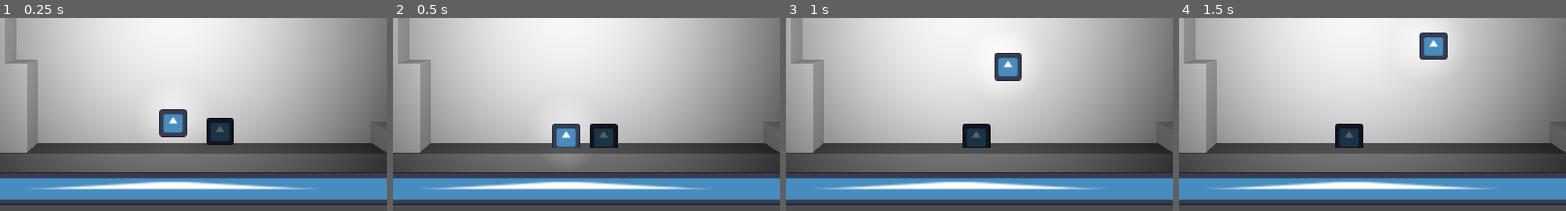
Above: before the commit, frames 1-4 (left to right).
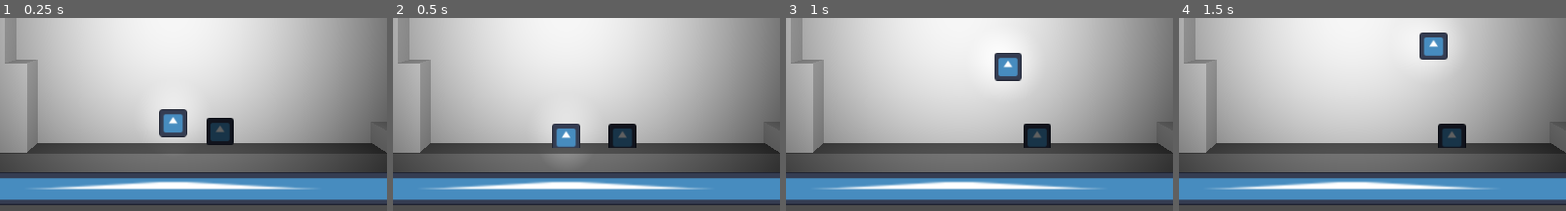
Above: after the commit, the same moments.

Repository: Dolphcode/ggj-2024
Game: Godot game, scene res://Scenes/game.tscn
Same seed, same stepped clock (60 frames per second), same inputs: the game is played once before the commit and once after it. The engine's default icon, where the game draws it, is replaced by a stand-in: a white triangle on a blue panel in a dark square.
Inputs:
- Up to frame 1 (0.25 s): no input
- Up to frame 2 (0.5 s): no input
- Up to frame 3 (1 s): tap Enter (ui_accept) at 0.5, 0.77 s; hold Right (ui_right) from 0.53 s (still down)
- Up to frame 4 (1.5 s): release Right (ui_right) at 1.28 s; hold Down (ui_down) from 1.28 s (still down)
The pictures show only the part of the screen within x 28-78%, y 50-100%; the shares and areas given below are measured in that part.

Frame 1 is identical in both runs. In frame 2, 1.4% of the frame differs, in the area x 50-63%, y 54-68%; in frame 3, 1.8%; in frame 4, 1.8%, in the area x 40-75%, y 54-68%.

Commit message:
Prepare to merge

Diff:
--- a/Enemies/Scenes/parent_enemy.tscn
+++ b/Enemies/Scenes/parent_enemy.tscn
@@ -43,7 +43,7 @@
 collision_mask = 16
 
 [node name="HeadHurtBox" type="CollisionShape3D" parent="WallDetection"]
-transform = Transform3D(-4.37114e-08, 0, 1, 0, 1, 0, -1, 0, -4.37114e-08, 1.61349, 0, -0.605666)
+transform = Transform3D(-4.37114e-08, 0, 1, 0, 1, 0, -1, 0, -4.37114e-08, 1.61349, 0, 0.00302255)
 shape = SubResource("SphereShape3D_ljpes")
 
 [connection signal="body_entered" from="WallDetection" to="." method="_on_wall_detection_body_entered"]
